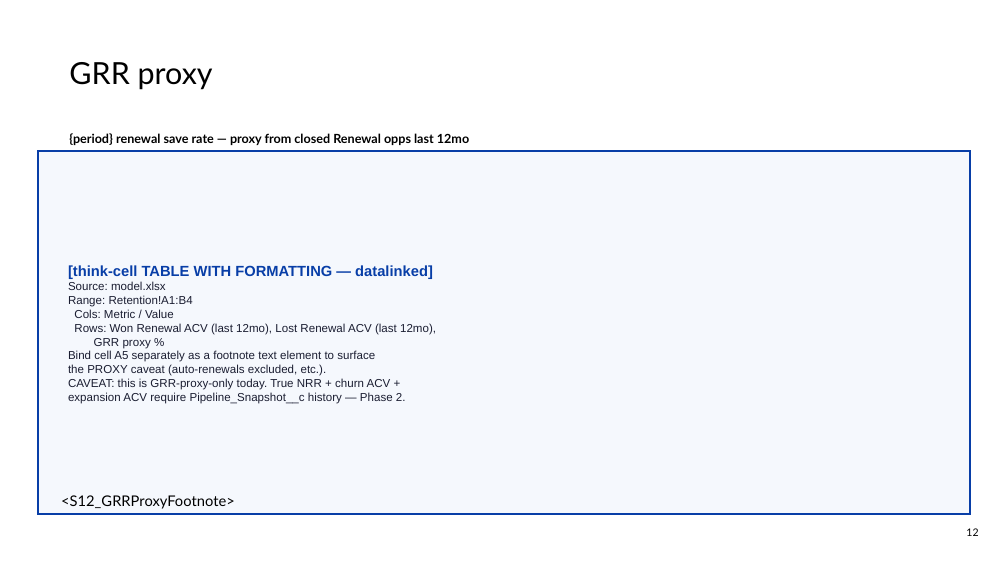
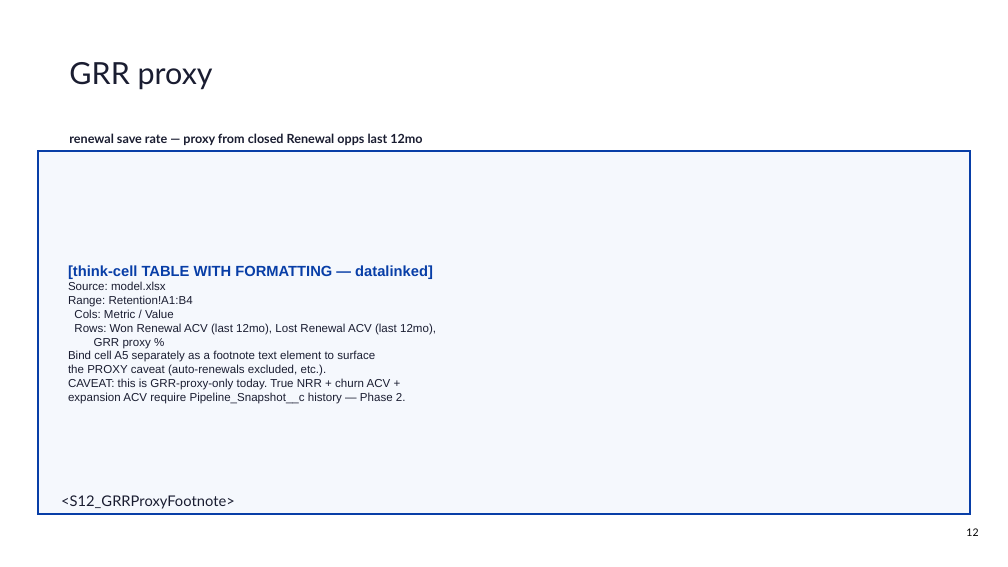
Before and after one commit to Andre-Profitt/sales-ops-copilot, a slide deck: slide 12 of assets/LAND_thinkcell_seed.pptx. Drawn at 1008x567 pixels with LibreOffice and Linux fonts; fonts in the diff are those of the drawing; background and template pictures are left out. Boxes give left, top, right and bottom in pixels: in the first picture for what was removed or moved away, otherwise in the second. Text is boxed around its words. In the diff, an @@ line names an element or a change of style, - is before the commit and + after.

```diff
--- a/assets/LAND_thinkcell_seed.pptx
+++ b/assets/LAND_thinkcell_seed.pptx
@@ text "GRR proxy" at [69, 62, 213, 90]: text colour #000000 to #1A1D31 @@
@@ text at [69, 133, 422, 145]: text changed; text colour #000000 to #1A1D31 @@
-{period} renewal save rate — proxy from closed Renewal opps last 12mo
+renewal save rate — proxy from closed Renewal opps last 12mo
@@ text "<S12_GRRProxyFootnote>" at [61, 495, 235, 509]: text colour #000000 to #1A1D31 @@
```
Also in this commit, not shown: 27 other slides changed, 2 other files.
